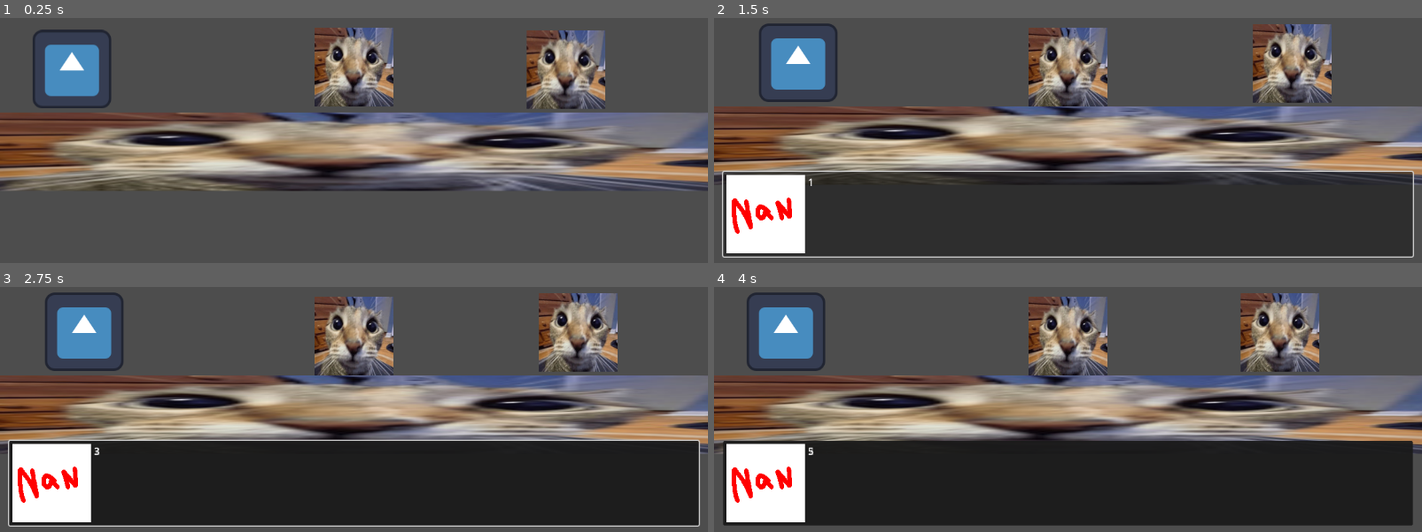
Above: before the commit, frames 1-4 (two rows, left to right).
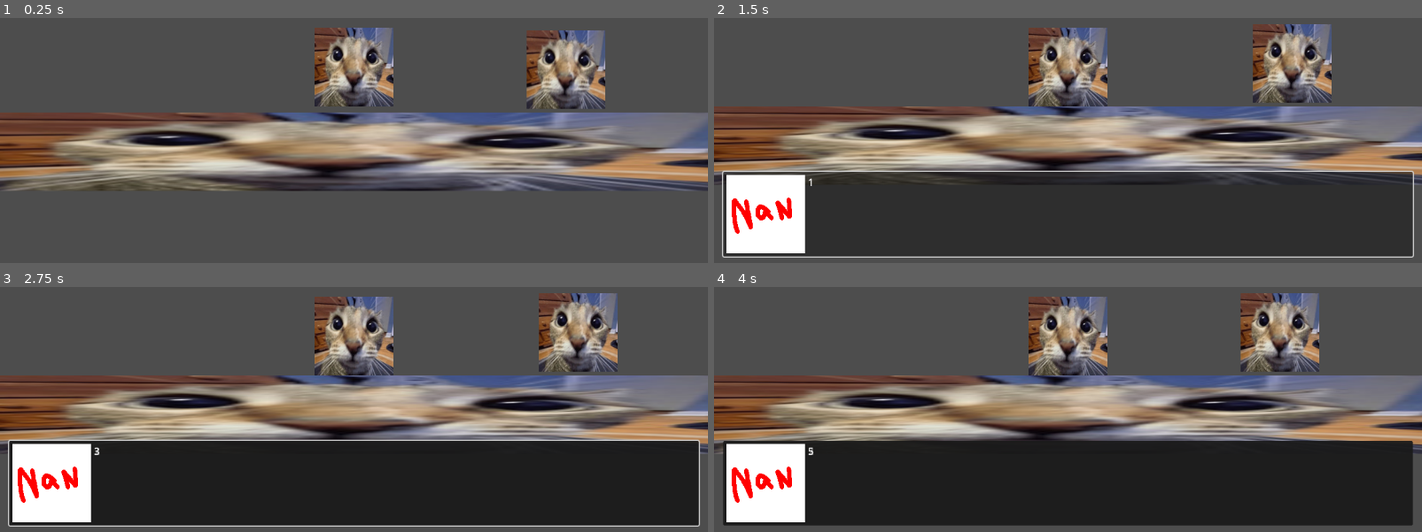
Above: after the commit, the same moments.

Repository: 46768/nsc2025
Game: Godot game, scene res://main.tscn
The game is run twice, just before and just after one commit, with the same random seed, the same clock (stepped at 60 frames per second) and the same inputs. The engine's default icon, where the game draws it, is replaced by a stand-in: a white triangle on a blue panel in a dark square.
Inputs (mouse positions are in pixels of both pictures, inside the frame that each line leads up to):
- Up to frame 1 (0.25 s): no input
- Up to frame 2 (1.5 s): tap A (KeyA) at 0.6 s; click (1068, 214) at 1.25 s
- Up to frame 3 (2.75 s): click (354, 483) at 2 s
- Up to frame 4 (4 s): click (1068, 483) at 2.77 s; tap Enter at 3.5 s; tap D (KeyD) at 3.6 s

The runs differ from the first frame. In frame 1, 2.1% of the frame differs, in the area x 4-16%, y 4-37%; in frame 2, 2.1%; in frame 3, 2.1%; in frame 4, 2.1%.
Error in both runs: Error connecting to signal: dialogue_closed during await. (res://scripts/core/problem-module/sequence-isa/base.gd:309)

Commit message:
godot: updated main.tscn

Diff:
--- a/main.tscn
+++ b/main.tscn
@@ -6,7 +6,6 @@
 [ext_resource type="Texture2D" uid="uid://dadmwkga8kc6s" path="res://assets/textures/placeholder.jpg" id="4_1bvp3"]
 [ext_resource type="JSON" path="res://assets/json/npc/demo.json" id="5_7mycd"]
 [ext_resource type="PackedScene" uid="uid://cmn85kjdxt2ni" path="res://scenes/NPC.tscn" id="5_lquwl"]
-[ext_resource type="JSON" path="res://assets/json/npc/demo2.json" id="7_272bh"]
 
 [sub_resource type="RectangleShape2D" id="RectangleShape2D_lquwl"]
 size = Vector2(1280, 128)
@@ -43,8 +42,4 @@
 grow_horizontal = 1
 grow_vertical = 1
 
-[node name="NPC2" parent="." instance=ExtResource("5_lquwl")]
-position = Vector2(153, 434)
-npc_data_resource = ExtResource("7_272bh")
-
 [connection signal="ide_initialized" from="UI/Ide" to="." method="_on_ide_initialized"]
Not shown: 1 places in main.tscn that only renumber resources
